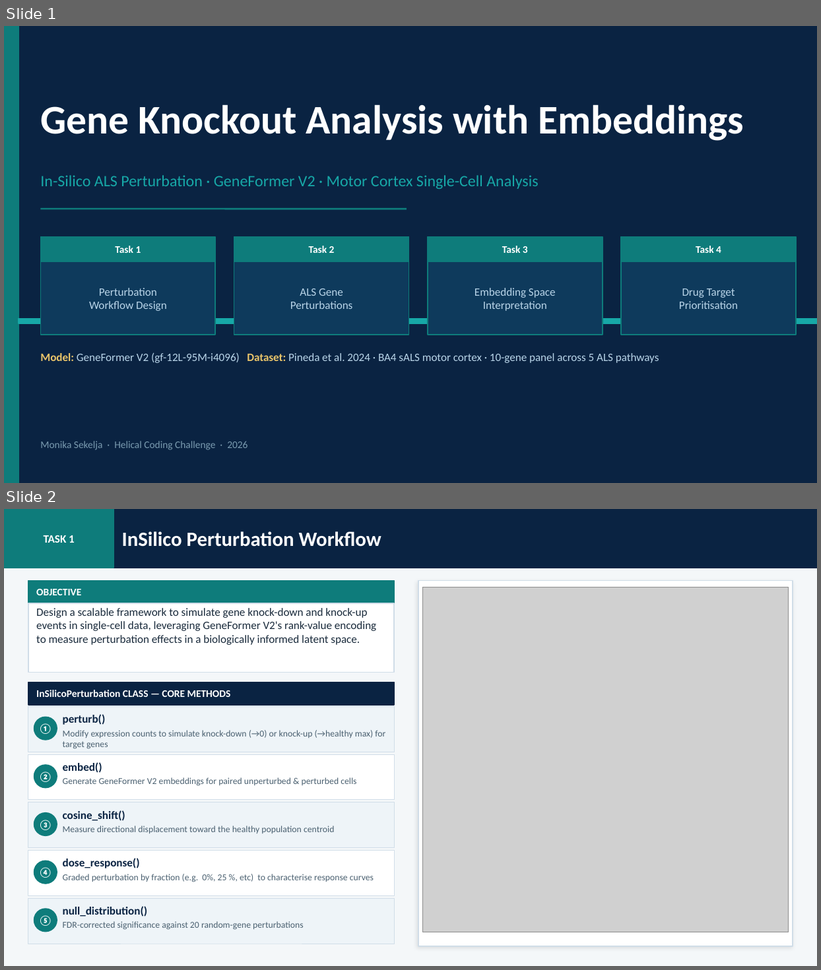
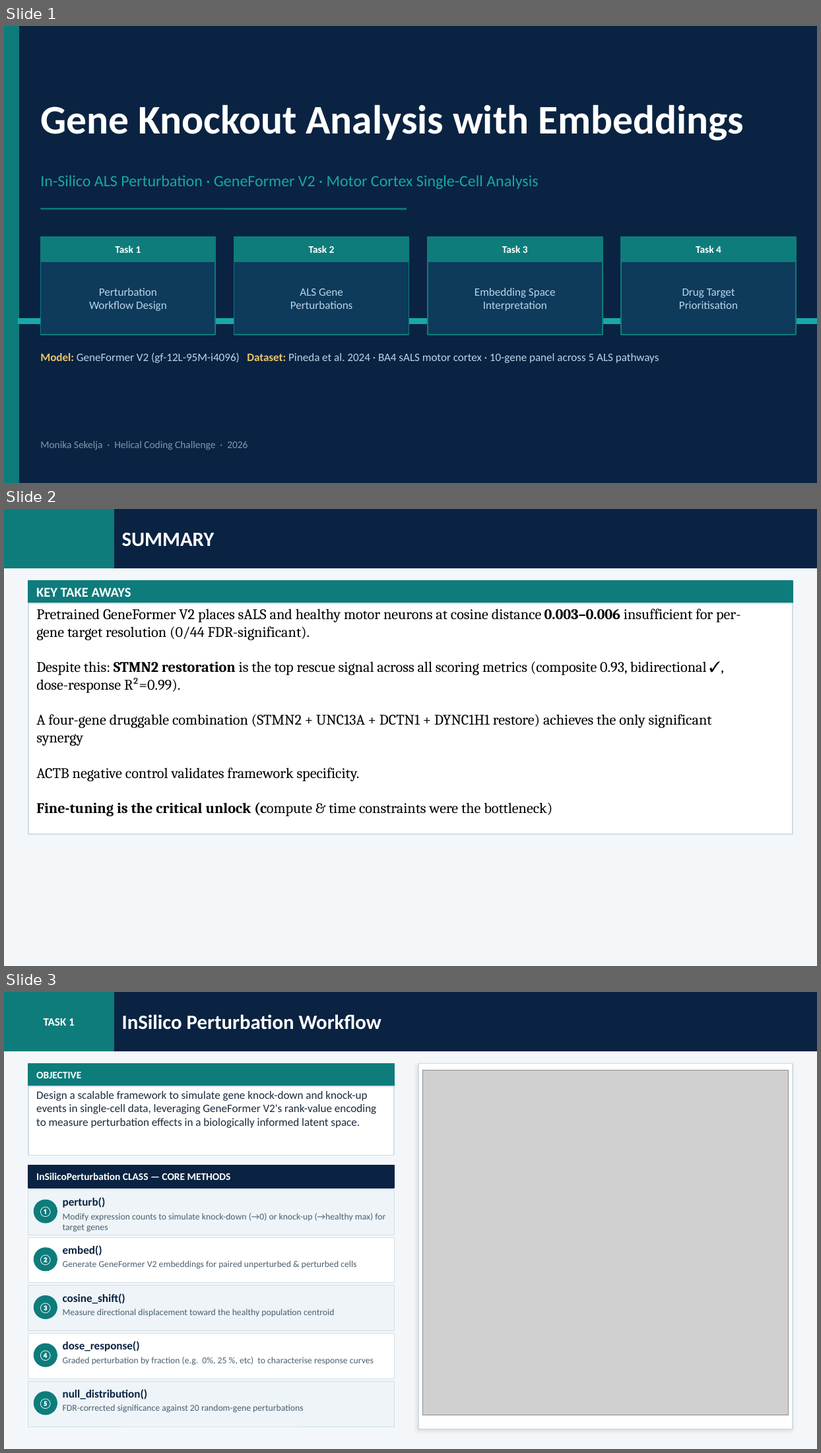
Before and after one commit to monikasekelja-main/scfm-helical-geneformer, a slide deck: slides/ALS_Perturbation_Results.pptx. Shown one above the other, each under a label of ours: slides 1 and 2 before the commit, slides 1, 2 and 3 after it. The pictures are 821x970 and 821x1453 pixels, drawn with LibreOffice and Linux fonts; fonts in the diff are those of the drawing; grey boxes stand for pictures. Boxes give left, top, right and bottom in pixels: in the first picture for what was removed or moved away, otherwise in the second. Text is boxed around its words. In the diff, an @@ line names an element or a change of style, - is before the commit and + after.

Commit message:
Added Exec summary slide.

```diff
--- a/slides/ALS_Perturbation_Results.pptx
+++ b/slides/ALS_Perturbation_Results.pptx
@@ slide 2 added at [4, 509, 817, 966], background #F4F7F9 @@
@@ rectangle added at [4, 509, 817, 568], fill #0A2342, outline #0A2342 1 pt @@
@@ rectangle added at [4, 509, 114, 568], fill #0E7C7B, outline #0E7C7B 1 pt @@
@@ text added at [122, 532, 215, 547], 18 pt, text #FFFFFF, bold @@
+SUMMARY
@@ rectangle added at [28, 580, 793, 603], fill #0E7C7B, outline #0E7C7B 1 pt @@
@@ text added at [36, 588, 131, 597], 12 pt, text #FFFFFF, bold @@
+KEY TAKE AWAYS
@@ rectangle added at [28, 603, 793, 834], fill #FFFFFF, outline #D0DDE8 1 pt @@
@@ text added at [36, 609, 741, 817], 13 pt, text #000000 @@
+Pretrained GeneFormer V2 places sALS and healthy motor neurons at cosine distance 0.003–0.006 insufficient for per-gene target resolution (0/44 FDR-significant).
+Despite this: STMN2 restoration is the top rescue signal across all scoring metrics (composite 0.93, bidirectional ✓, dose-response R²=0.99).
+A four-gene druggable combination (STMN2 + UNC13A + DCTN1 + DYNC1H1 restore) achieves the only significant synergy
+ACTB negative control validates framework specificity.
+Fine-tuning is the critical unlock (compute & time constraints were the bottleneck)
@@ what was slide 2 is now slide 3 @@
```
